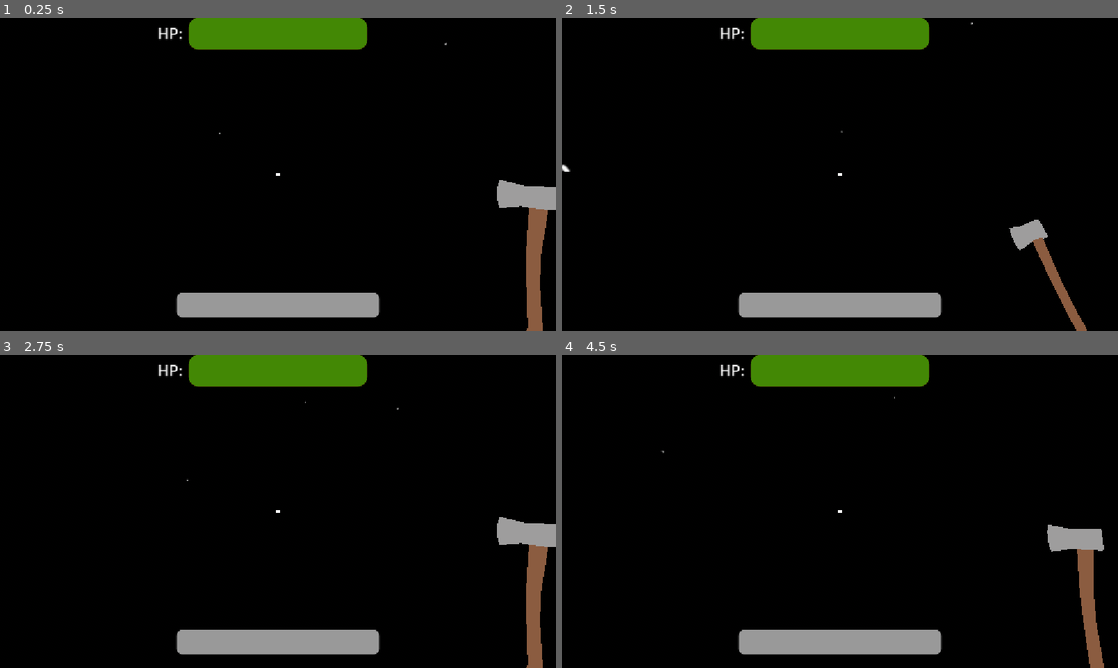
Above: before the commit, frames 1-4 (two rows, left to right).
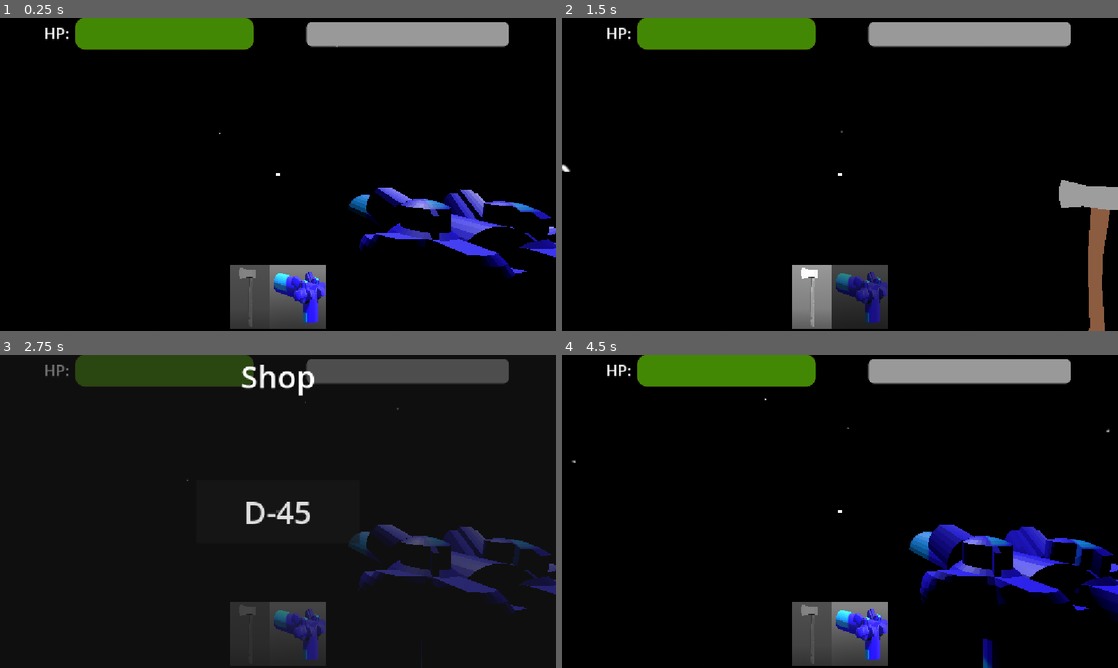
Above: after the commit, the same moments.

Repository: rayanplaygames9/save-the-space
Game: Godot game, scene res://scenes/space/space.tscn
Two runs of this game, one before a commit and one after it. Both use one fixed random seed, a clock stepped at 60 frames per second and the inputs below.
Inputs (mouse positions are in pixels of both pictures, inside the frame that each line leads up to):
- Up to frame 1 (0.25 s): no input
- Up to frame 2 (1.5 s): tap Enter at 0.5 s; move the mouse to (867, 174) at 0.52 s; press the mouse at (867, 174) at 0.53 s; hold W (forward) from 0.53 s (still down); tap Space (jump) at 0.77 s; tap 1 (hotbar_1, bound only after the commit) at 0.8, 1.35 s; move the mouse to (812, 174) at 1.27 s; release the mouse at (812, 174) at 1.28 s
- Up to frame 3 (2.75 s): keep holding W (forward); tap Space (jump) at 1.52 s; tap 2 (hotbar_2, bound only after the commit) at 1.55, 2.1 s; move the mouse to (289, 505) at 2.02 s; hold I (toggle_shop, bound only after the commit) from 2.03 s (still down)
- Up to frame 4 (4.5 s): release W (forward) at 2.75 s; release I (toggle_shop, bound only after the commit) at 2.75 s; click (840, 511) at 2.75 s, where only the run after the commit has a clickable "D-45"; move the mouse to (834, 517) at 3.52 s; hold W (forward) from 3.53 s (still down); tap I (toggle_shop, bound only after the commit) at 3.6 s; tap Space (jump) at 3.77 s; click (834, 517) at 3.8 s; move the mouse to (878, 514) at 4.27 s; press the mouse at (878, 514) at 4.28 s

The runs differ from the first frame. In frame 1, 16% of the frame differs, in the area x 8-100%, y 0-100%; in frame 2, 14%; in frame 3, 18%; in frame 4, 17%.

Commit message:
added hotbar and new weapon (d45)

Diff:
--- a/project.godot
+++ b/project.godot
@@ -73,6 +73,26 @@
 "events": [Object(InputEventKey,"resource_local_to_scene":false,"resource_name":"","device":-1,"window_id":0,"alt_press …(195 unchanged characters)…
 ]
 }
+toggle_shop={
+"deadzone": 0.2,
+"events": [Object(InputEventKey,"resource_local_to_scene":false,"resource_name":"","device":-1,"window_id":0,"alt_pressed":false,"shift_pressed":false,"ctrl_pressed":false,"meta_pressed":false,"pressed":false,"keycode":0,"physical_keycode":73,"key_label":0,"unicode":105,"location":0,"echo":false,"script":null)
+]
+}
+hotbar_1={
+"deadzone": 0.2,
+"events": [Object(InputEventKey,"resource_local_to_scene":false,"resource_name":"","device":-1,"window_id":0,"alt_pressed":false,"shift_pressed":false,"ctrl_pressed":false,"meta_pressed":false,"pressed":false,"keycode":0,"physical_keycode":49,"key_label":0,"unicode":38,"location":0,"echo":false,"script":null)
+]
+}
+hotbar_2={
+"deadzone": 0.2,
+"events": [Object(InputEventKey,"resource_local_to_scene":false,"resource_name":"","device":-1,"window_id":0,"alt_pressed":false,"shift_pressed":false,"ctrl_pressed":false,"meta_pressed":false,"pressed":false,"keycode":0,"physical_keycode":50,"key_label":0,"unicode":233,"location":0,"echo":false,"script":null)
+]
+}
+hotbar_3={
+"deadzone": 0.2,
+"events": [Object(InputEventKey,"resource_local_to_scene":false,"resource_name":"","device":-1,"window_id":0,"alt_pressed":false,"shift_pressed":false,"ctrl_pressed":false,"meta_pressed":false,"pressed":false,"keycode":0,"physical_keycode":51,"key_label":0,"unicode":34,"location":0,"echo":false,"script":null)
+]
+}
 
 [layer_names]
 
--- /dev/null
+++ b/scenes/UI/shop_ui.gd
@@ -0,0 +1,6 @@
+extends CanvasLayer
+
+@export var player: Player
+
+func _on_d_45_btn_pressed() -> void:
+	pass
--- a/scenes/UI/shop_ui.tscn
+++ b/scenes/UI/shop_ui.tscn
@@ -1,6 +1,11 @@
 [gd_scene format=3 uid="uid://lr3w882bgscv"]
 
+[ext_resource type="Script" uid="uid://bafgcep2bqpcn" path="res://scenes/UI/shop_ui.gd" id="1_5tinp"]
+[ext_resource type="PackedScene" uid="uid://c8qbyjm7vhxar" path="res://assets/models/d-45.glb" id="2_smnh3"]
+
 [node name="ShopUI" type="CanvasLayer" unique_id=1675153710]
+script = ExtResource("1_5tinp")
+d45_scene = ExtResource("2_smnh3")
 
 [node name="Panel" type="Panel" parent="." unique_id=1214581650]
 anchors_preset = 15
@@ -23,7 +28,7 @@
 horizontal_alignment = 1
 vertical_alignment = 1
 
-[node name="UMPBtn" type="Button" parent="Panel" unique_id=897992843]
+[node name="D45Btn" type="Button" parent="Panel" unique_id=897992843]
 layout_mode = 1
 anchors_preset = 8
 anchor_left = 0.5
@@ -37,4 +42,6 @@
 grow_horizontal = 2
 grow_vertical = 2
 theme_override_font_sizes/font_size = 64
-text = "UMP"
+text = "D-45"
+
+[connection signal="pressed" from="Panel/D45Btn" to="." method="_on_d_45_btn_pressed"]
--- a/scenes/player/player.gd
+++ b/scenes/player/player.gd
@@ -11,22 +11,29 @@
 @export var stats: Stats
 @export var health_component: HealthComponent
 @export var attack_damage := 10.0
+@export var weapons_manager: WeaponsManager
+@export var d45_node: Node3D
+@export var axe_node: Node3D
 
 @export_group("Idle Hover Settings")
 @export var hover_speed := 2.0      # How fast the bobbing cycle goes
 @export var hover_strength := 0.5   # How high/low the character bobs
 
+@onready var hotbar_ui: HBoxContainer = %HotbarUI
 @onready var healthbar: ProgressBar = %Healthbar
 @onready var head: Node3D = $Head
-@onready var weapon_raycast: RayCast3D = $Head/Camera3D/WeaponRaycast
+@onready var axe_raycast: RayCast3D = $Head/Camera3D/AxeRaycast
 @onready var anim_player: AnimationPlayer = $AnimationPlayer
 @onready var levelbar: ProgressBar = %Levelbar
 @onready var maxlevelhit_label: Label = %MAXLEVELHITLabel
 @onready var touch_controls: Control = %TouchControls
+@onready var shop_ui: CanvasLayer = $UI/ShopUI
+@onready var d_45_raycast: RayCast3D = $Head/Camera3D/D45Raycast
 
 var hover_time := 0.0
 var broke_rock := false
 var max_popup_triggered := false
+var current_hotbar_index := 0
 
 func _ready() -> void:
 	stats = Stats.load_stats()
@@ -41,6 +48,12 @@
 
 	Input.mouse_mode = Input.MOUSE_MODE_CAPTURED
 	health_component.health_changed.connect(_on_health_comp_health_changed)
+
+	current_hotbar_index = 1
+	d45_node.visible = true
+	axe_node.visible = false
+	weapons_manager.weapons_disabled[d45_node] = false
+	weapons_manager.weapons_disabled[axe_node] = true
 
 func _unhandled_input(event: InputEvent) -> void:
 	if event is InputEventMouseMotion and Input.mouse_mode == Input.MOUSE_MODE_CAPTURED:
@@ -52,6 +65,9 @@
 		Input.mouse_mode = Input.MOUSE_MODE_VISIBLE
 	if event.is_action_pressed("left_mouse"):
 		Input.mouse_mode = Input.MOUSE_MODE_CAPTURED
+
+	if event.is_action_pressed("toggle_shop"):
+		toggle_shop()
 
 func _physics_process(delta: float) -> void:
 	# Track elapsed time for the smooth sine wave
@@ -74,41 +90,127 @@
 
 	move_and_slide()
 
-	if Input.is_action_pressed("left_mouse") and not anim_player.is_playing():
-		anim_player.play("hit_axe")
-
-		# 👇 Calculate damage on the fly based on current level!
-		# Gentle curve that grows slowly and hits 50+ damage around level 45-48
-		attack_damage = 10.0 + (stats.level * 0.6) + (pow(stats.level, 1.1) * 0.2)
-
-		if weapon_raycast.is_colliding():
-			var hit_rock = weapon_raycast.get_collider()
-			if hit_rock :
-				var ht_hitbox_component: HitboxComponent = hit_rock.get_node_or_null("HitboxComponent")
-				if ht_hitbox_component:
-					var attack = Attack.new()
-					attack.attack_damage = attack_damage
-					print("DEALT DAMAGE VALUE IS: ", attack.attack_damage) # <-- Add this line!
-					ht_hitbox_component.damage(attack)
-					if ht_hitbox_component.health_component.health <= 0.0 \
-							and ht_hitbox_component.get_parent() is GreenRock:
-						var alien = get_tree().current_scene.get_node_or_null("Alien")
-						if alien:
-							alien.placed_rocks -= 1
-
-					if ht_hitbox_component.health_component.health <= 0.0 \
-							and ht_hitbox_component.get_parent() is GreenRock \
-							or ht_hitbox_component.health_component.health <= 0.0 \
-							and ht_hitbox_component.get_parent() is NormalRock:
-						broke_rock = true
-				else:
-					push_error("ht_hitbox_component not found!")
-			else:
-				push_error("hit_rock not found!")
+	# -- HOTBAR SWITCHING --
+	# 1. EQUIPPING WEAPONS (it runs only when pressing 1 or 2)
+	# hotbar 1 (axe)
+	if Input.is_action_just_pressed("hotbar_1"):
+		if weapons_manager.weapons_disabled.get(d45_node, true) == false \
+				and weapons_manager.weapons_disabled.get(axe_node, true) == true:
+			current_hotbar_index = 0
+			d45_node.visible = false
+			axe_node.visible = true
+			weapons_manager.weapons_disabled[d45_node] = true
+			weapons_manager.weapons_disabled[axe_node] = false
+			print("Equipped axe | Hotbar index: " + str(current_hotbar_index))
+
+	# hotbar 2 (d-45)
+	if Input.is_action_just_pressed("hotbar_2"):
+		if weapons_manager.weapons_disabled.get(d45_node, true) == true \
+				and weapons_manager.weapons_disabled.get(axe_node, true) == false:
+			current_hotbar_index = 1
+			d45_node.visible = true
+			axe_node.visible = false
+			weapons_manager.weapons_disabled[d45_node] = false
+			weapons_manager.weapons_disabled[axe_node] = true
+			print("Equipped d45 | Hotbar index: " + str(current_hotbar_index))
+
+	# hotbar 3
+	# its empty so well just do nothing
+	# 2 hotbars is good
+
+	# 2. USE CURRENTLY EQUIPPED WEAPON (runs whenever left_mouse is pressed)
+
+	if current_hotbar_index == 0:
+		hotbar_ui.get_node("Slot1").modulate = Color(1, 1, 1, 1.0)
+		hotbar_ui.get_node("Slot2").modulate = Color(1, 1, 1, 0.5)
+		if Input.is_action_pressed("left_mouse") and not anim_player.is_playing():
+			print("hit with axe")
+			_hit_with_axe()
+
+	elif current_hotbar_index == 1:
+		hotbar_ui.get_node("Slot1").modulate = Color(1, 1, 1, 0.5)
+		hotbar_ui.get_node("Slot2").modulate = Color(1, 1, 1, 1.0)
+		if Input.is_action_just_pressed("left_mouse"):
+			print("hit with d45")
+			_hit_with_d45()
+
+	else:
+		hotbar_ui.get_node("Slot1").modulate = Color(1, 1, 1, 0.5)
+		hotbar_ui.get_node("Slot2").modulate = Color(1, 1, 1, 0.5)
 
 	if broke_rock:
 		handle_levelup()
 		broke_rock = false
+
+func _hit_with_axe():
+	anim_player.play("hit_axe")
+
+	# 👇 Calculate damage on the fly based on current level!
+	# Gentle curve that grows slowly and hits 50+ damage around level 45-48
+	attack_damage = 10.0 + (stats.level * 0.6) + (pow(stats.level, 1.1) * 0.2)
+
+	if not axe_raycast.is_colliding():
+		return
+
+	var hit_rock = axe_raycast.get_collider()
+	if not hit_rock:
+		push_error("hit rock not found")
+		return
+
+	var ht_hitbox_component: HitboxComponent = hit_rock.get_node_or_null("HitboxComponent")
+	if not ht_hitbox_component:
+		push_error("ht_hitbox_component not found!")
+		return
+
+	var attack = Attack.new()
+	attack.attack_damage = attack_damage
+	print("DEALT DAMAGE VALUE IS: ", attack.attack_damage) # <-- Add this line!
+	ht_hitbox_component.damage(attack)
+
+	var health = ht_hitbox_component.health_component.health
+	var rock_parent = ht_hitbox_component.get_parent()
+
+	if health <= 0.0 and rock_parent is GreenRock:
+		var alien = get_tree().current_scene.get_node("Alien")
+		if alien:
+			alien.placed_rocks -= 1
+
+	if health <= 0.0 and (rock_parent is GreenRock or rock_parent is NormalRock):
+		broke_rock = true
+
+func _hit_with_d45():
+	anim_player.play("hit_d45")
+
+	attack_damage = 100.0
+
+	if not d_45_raycast.is_colliding():
+		return
+
+	var hit_rock = d_45_raycast.get_collider()
+	if not hit_rock:
+		push_error("hit rock not found")
+		return
+
+	var ht_hitbox_component: HitboxComponent = hit_rock.get_node_or_null("HitboxComponent")
+	if not ht_hitbox_component:
+		push_error("ht_hitbox_component not found!")
+		return
+
+	var attack = Attack.new()
+	attack.attack_damage = attack_damage
+	print("DEALT DAMAGE VALUE IS: ", attack.attack_damage) # <-- Add this line!
+	ht_hitbox_component.damage(attack)
+
+	var health = ht_hitbox_component.health_component.health
+	var rock_parent = ht_hitbox_component.get_parent()
+
+	if health <= 0.0 and rock_parent is GreenRock:
+		var alien = get_tree().current_scene.get_node("Alien")
+		if alien:
+			alien.placed_rocks -= 1
+
+	if health <= 0.0 and (rock_parent is GreenRock or rock_parent is NormalRock):
+		broke_rock = true
 
 func handle_levelup():
 	# If we are already maxed out, don't try to level up further
@@ -138,3 +240,10 @@
 		if stats:
 			stats.save()
 		get_tree().quit()
+
+func toggle_shop():
+	shop_ui.visible = not shop_ui.visible
+	if shop_ui.visible:
+		Input.mouse_mode = Input.MOUSE_MODE_VISIBLE
+	else:
+		Input.mouse_mode = Input.MOUSE_MODE_CAPTURED
--- a/scenes/player/player.tscn
+++ b/scenes/player/player.tscn
@@ -7,6 +7,11 @@
 [ext_resource type="PackedScene" uid="uid://cmh6mc1lufhvb" path="res://scenes/components/hitbox_component.tscn" id="3_lvxji"]
 [ext_resource type="Texture2D" uid="uid://oo4ekd06bk0h" path="res://assets/UI-TOUCH-CONTROLS/Extra/Default/icon_arrow_up_light.png" id="5_75vfm"]
 [ext_resource type="Texture2D" uid="uid://dmev8l0r7bqu" path="res://assets/UI-TOUCH-CONTROLS/Extra/Default/icon_arrow_down_light.png" id="6_0owmy"]
+[ext_resource type="Script" uid="uid://bafgcep2bqpcn" path="res://scenes/UI/shop_ui.gd" id="8_5gtgg"]
+[ext_resource type="PackedScene" uid="uid://c8qbyjm7vhxar" path="res://assets/models/d-45.glb" id="9_h17s1"]
+[ext_resource type="Texture2D" uid="uid://dtenj2cguktbd" path="res://assets/icons/axe_icon.png" id="10_fm80t"]
+[ext_resource type="Script" uid="uid://dolia6wvcbmbg" path="res://scripts/weapons_manager.gd" id="10_h17s1"]
+[ext_resource type="Texture2D" uid="uid://4wikcwke07ey" path="res://assets/icons/d45_icon.png" id="11_gx1jg"]
 
 [sub_resource type="CapsuleMesh" id="CapsuleMesh_tapir"]
 
@@ -82,6 +87,18 @@
 "update": 0,
 "values": [Vector3(0, -3.1415925, 0)]
 }
+tracks/2/type = "value"
+tracks/2/imported = false
+tracks/2/enabled = true
+tracks/2/path = NodePath("Head/Camera3D/d-45:position")
+tracks/2/interp = 1
+tracks/2/loop_wrap = true
+tracks/2/keys = {
+"times": PackedFloat32Array(0),
+"transitions": PackedFloat32Array(1),
+"update": 0,
+"values": [Vector3(0.44845378, -0.19659424, -0.7298006)]
+}
 
 [sub_resource type="Animation" id="Animation_75vfm"]
 resource_name = "hit_axe"
@@ -111,10 +128,27 @@
 "values": [Vector3(0, -3.1415925, 0), Vector3(0.61923134, -3.1415925, 1.0762214e-07), Vector3(0, -3.1415925, 0)]
 }
 
+[sub_resource type="Animation" id="Animation_fm80t"]
+resource_name = "hit_d45"
+length = 0.15
+tracks/0/type = "value"
+tracks/0/imported = false
+tracks/0/enabled = true
+tracks/0/path = NodePath("Head/Camera3D/d-45:position")
+tracks/0/interp = 1
+tracks/0/loop_wrap = true
+tracks/0/keys = {
+"times": PackedFloat32Array(0, 0.06666667, 0.15),
+"transitions": PackedFloat32Array(1, 1, 1),
+"update": 0,
+"values": [Vector3(0.44845378, -0.19659424, -0.7298006), Vector3(0.44845378, -0.19659424, -0.57508564), Vector3(0.44845378, -0.19659424, -0.7298006)]
+}
+
 [sub_resource type="AnimationLibrary" id="AnimationLibrary_0owmy"]
 _data = {
 &"RESET": SubResource("Animation_p47bc"),
-&"hit_axe": SubResource("Animation_75vfm")
+&"hit_axe": SubResource("Animation_75vfm"),
+&"hit_d45": SubResource("Animation_fm80t")
 }
 
 [sub_resource type="StyleBoxFlat" id="StyleBoxFlat_p41vm"]
@@ -151,7 +185,7 @@
 corner_radius_bottom_right = 12
 corner_radius_bottom_left = 12
 
-[node name="Player" type="CharacterBody3D" unique_id=645777256 node_paths=PackedStringArray("health_component")]
+[node name="Player" type="CharacterBody3D" unique_id=645777256 node_paths=PackedStringArray("health_component", "weapons_manager", "d45_node", "axe_node")]
 collision_layer = 2
 collision_mask = 13
 script = ExtResource("1_8afob")
@@ -159,6 +193,9 @@
 gravity = 1.0
 stats = ExtResource("2_0owmy")
 health_component = NodePath("HealthComponent")
+weapons_manager = NodePath("WeaponsManager")
+d45_node = NodePath("Head/Camera3D/d-45")
+axe_node = NodePath("Head/Camera3D/AxeModelWeapon")
 hover_speed = 5.0
 
 [node name="MeshInstance3D" type="MeshInstance3D" parent="." unique_id=1413528908]
@@ -172,7 +209,7 @@
 
 [node name="Camera3D" type="Camera3D" parent="Head" unique_id=861874276]
 
-[node name="WeaponRaycast" type="RayCast3D" parent="Head/Camera3D" unique_id=456735135]
+[node name="AxeRaycast" type="RayCast3D" parent="Head/Camera3D" unique_id=456735135]
 target_position = Vector3(0, 0, -2)
 collision_mask = 12
 
@@ -181,6 +218,14 @@
 
 [node name="Cylinder" type="MeshInstance3D" parent="Head/Camera3D/AxeModelWeapon" unique_id=1520731207]
 mesh = SubResource("ArrayMesh_75vfm")
+
+[node name="d-45" parent="Head/Camera3D" unique_id=834699188 instance=ExtResource("9_h17s1")]
+transform = Transform3D(0.2, 0, 0, 0, 0.2, 0, 0, 0, 0.2, 0.44845378, -0.19659424, -0.7298006)
+
+[node name="D45Raycast" type="RayCast3D" parent="Head/Camera3D" unique_id=1116130551]
+visible = false
+target_position = Vector3(0, 0, -150)
+collision_mask = 12
 
 [node name="HealthComponent" parent="." unique_id=3380568 instance=ExtResource("2_gmlin")]
 MAX_HEALTH = 100.0
@@ -223,8 +268,8 @@
 anchors_preset = 5
 anchor_left = 0.5
 anchor_right = 0.5
-offset_left = -185.0
-offset_right = 185.0
+offset_left = -420.0
+offset_right = -50.0
 offset_bottom = 65.0
 grow_horizontal = 2
 theme_override_styles/background = SubResource("StyleBoxFlat_p41vm")
@@ -233,8 +278,8 @@
 show_percentage = false
 
 [node name="Label" type="Label" parent="UI" unique_id=865167729]
-offset_left = 313.0
-offset_right = 391.0
+offset_left = 78.0
+offset_right = 156.0
 offset_bottom = 63.0
 theme_override_font_sizes/font_size = 32
 text = "HP:"
@@ -277,10 +322,6 @@
 anchors_preset = 15
 anchor_right = 1.0
 anchor_bottom = 1.0
-offset_left = -147.0
-offset_top = 40.0
-offset_right = -147.0
-offset_bottom = 40.0
 grow_horizontal = 2
 grow_vertical = 2
 layout_direction = 2
@@ -315,19 +356,96 @@
 
 [node name="Levelbar" type="ProgressBar" parent="UI" unique_id=1757210696]
 unique_name_in_owner = true
-anchors_preset = 7
-anchor_left = 0.5
-anchor_top = 1.0
-anchor_right = 0.5
-anchor_bottom = 1.0
-offset_left = -210.0
-offset_top = -79.0
-offset_right = 210.0
-offset_bottom = -28.0
-grow_horizontal = 2
-grow_vertical = 0
+anchors_preset = 5
+anchor_left = 0.5
+anchor_right = 0.5
+offset_left = 59.0
+offset_top = 8.0
+offset_right = 479.0
+offset_bottom = 59.0
+grow_horizontal = 2
 layout_direction = 2
 theme_override_styles/background = SubResource("StyleBoxFlat_k1nkd")
 theme_override_styles/fill = SubResource("StyleBoxFlat_hk6ki")
 max_value = 50.0
 show_percentage = false
+
+[node name="ShopUI" type="CanvasLayer" parent="UI" unique_id=1675153710 node_paths=PackedStringArray("player")]
+visible = false
+script = ExtResource("8_5gtgg")
+player = NodePath("../..")
+
+[node name="Panel" type="Panel" parent="UI/ShopUI" unique_id=1214581650]
+anchors_preset = 15
+anchor_right = 1.0
+anchor_bottom = 1.0
+grow_horizontal = 2
+grow_vertical = 2
+
+[node name="Label" type="Label" parent="UI/ShopUI/Panel" unique_id=1532576458]
+layout_mode = 1
+anchors_preset = 5
+anchor_left = 0.5
+anchor_right = 0.5
+offset_left = -20.0
+offset_right = 20.0
+offset_bottom = 23.0
+grow_horizontal = 2
+theme_override_font_sizes/font_size = 64
+text = "Shop"
+horizontal_alignment = 1
+vertical_alignment = 1
+
+[node name="D45Btn" type="Button" parent="UI/ShopUI/Panel" unique_id=897992843]
+layout_mode = 1
+anchors_preset = 8
+anchor_left = 0.5
+anchor_top = 0.5
+anchor_right = 0.5
+anchor_bottom = 0.5
+offset_left = -169.0
+offset_top = -65.5
+offset_right = 169.0
+offset_bottom = 65.5
+grow_horizontal = 2
+grow_vertical = 2
+theme_override_font_sizes/font_size = 64
+text = "D-45"
+
+[node name="HotbarUI" type="HBoxContainer" parent="UI" unique_id=1287115328]
+unique_name_in_owner = true
+anchors_preset = 7
+anchor_left = 0.5
+anchor_top = 1.0
+anchor_right = 0.5
+anchor_bottom = 1.0
+offset_left = -412.00006
+offset_top = -403.00006
+offset_right = 409.99994
+offset_bottom = 261.99994
+grow_horizontal = 2
+grow_vertical = 0
+scale = Vector2(0.2, 0.2)
+pivot_offset = Vector2(0.5, 0.5)
+pivot_offset_ratio = Vector2(0.5, 0.5)
+
+[node name="Slot1" type="PanelContainer" parent="UI/HotbarUI" unique_id=1169204192]
+modulate = Color(1, 1, 1, 0.5058824)
+layout_mode = 2
+
+[node name="TextureRect" type="TextureRect" parent="UI/HotbarUI/Slot1" unique_id=1647396882]
+layout_mode = 2
+texture = ExtResource("10_fm80t")
+
+[node name="Slot2" type="PanelContainer" parent="UI/HotbarUI" unique_id=269445050]
+modulate = Color(1, 1, 1, 0.5058824)
+layout_mode = 2
+
+[node name="TextureRect" type="TextureRect" parent="UI/HotbarUI/Slot2" unique_id=66644101]
+layout_mode = 2
+texture = ExtResource("11_gx1jg")
+
+[node name="WeaponsManager" type="Node" parent="." unique_id=2062686908]
+script = ExtResource("10_h17s1")
+
+[connection signal="pressed" from="UI/ShopUI/Panel/D45Btn" to="UI/ShopUI" method="_on_d_45_btn_pressed"]
--- a/scenes/space/space.tscn
+++ b/scenes/space/space.tscn
@@ -38,6 +38,7 @@
 autostart = true
 
 [node name="SpawnAlienTimer" type="Timer" parent="." unique_id=104891534]
+wait_time = 5.0
 autostart = true
 
 [connection signal="timeout" from="SpawnRockTimer" to="." method="_on_spawn_rock_timer_timeout"]
--- /dev/null
+++ b/scripts/weapons_manager.gd
@@ -0,0 +1,4 @@
+extends Node
+class_name WeaponsManager
+
+var weapons_disabled: Dictionary[Node3D, bool]
Binary file added: assets/icons/axe_icon.png
Not shown, added: assets/icons/axe_icon.png.import
Binary file added: assets/icons/d45_icon.png
Not shown, added: assets/icons/d45_icon.png.import
Binary file added: assets/models/d-45.glb
Not shown, added: assets/models/d-45.glb.import
Binary file added: assets/models/d-45_main.png
Not shown, added: assets/models/d-45_main.png.import
Not shown, added: scenes/UI/shop_ui.gd.uid
Not shown, added: scripts/weapons_manager.gd.uid
Not shown, added: assets/models/d-45.glb.unwrap_cache
